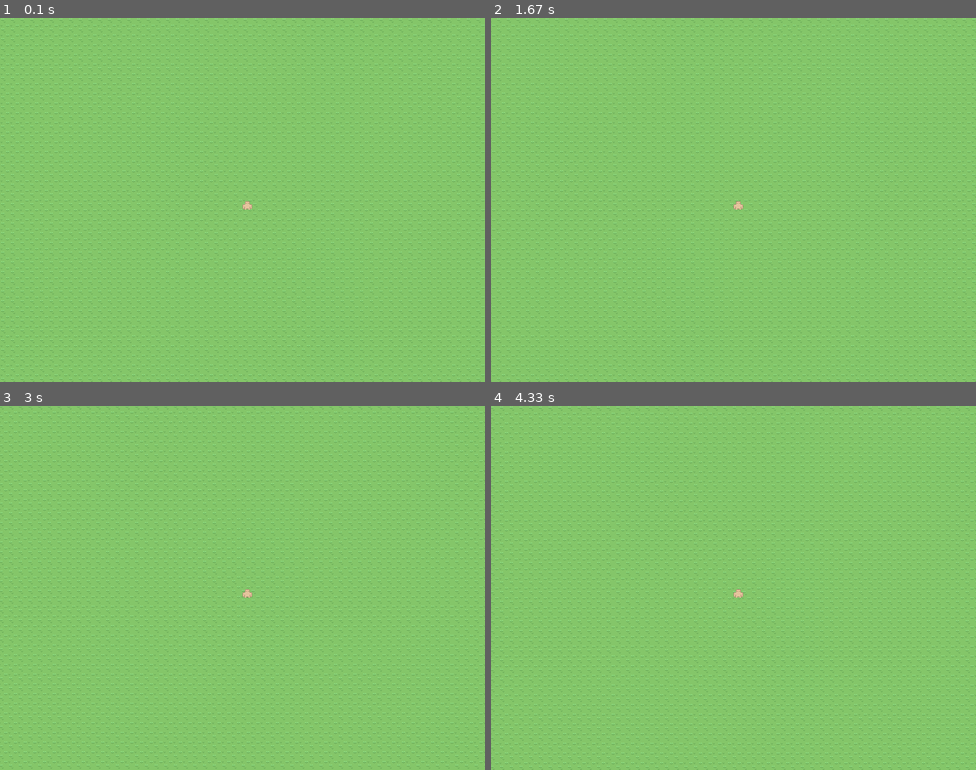
Above: before the commit, frames 1-4 (two rows, left to right).
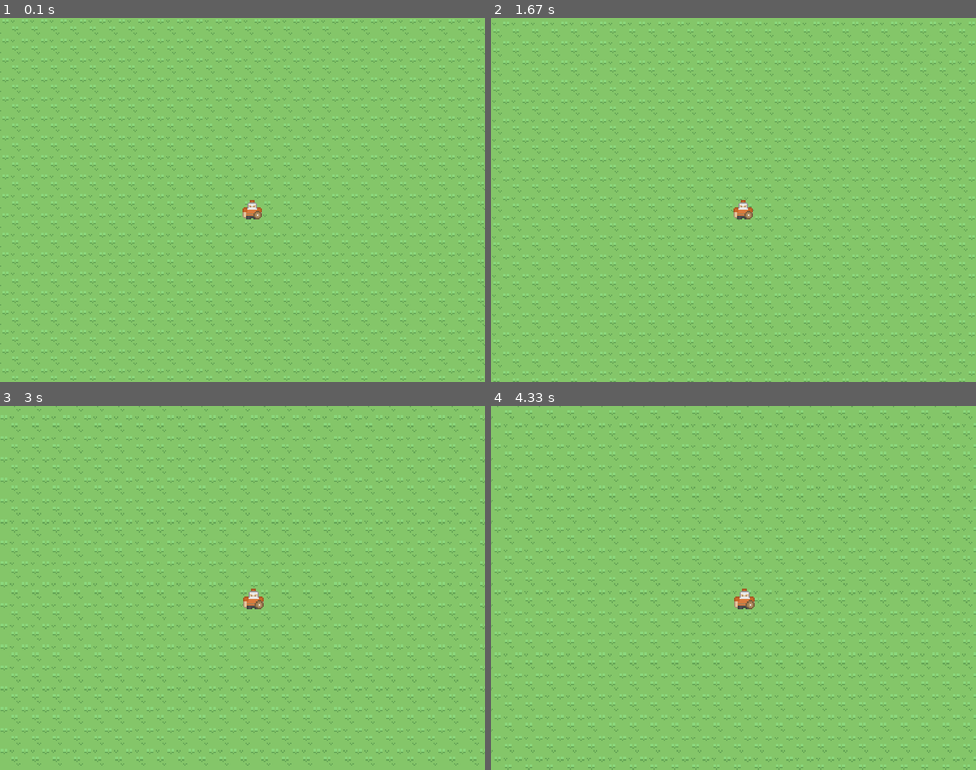
Above: after the commit, the same moments.

Repository: stufflebeem/pygame
Game: pygame game, started from game.py
The game is run twice, just before and just after one commit, with the same random seed, the same clock (stepped at 60 frames per second) and the same inputs.
Inputs:
- Up to frame 1 (0.1 s): no input
- Up to frame 2 (1.67 s): hold Right 0.33-0.8 s; hold Up 0.83-1.13 s; hold Right 1.17-1.63 s
- Up to frame 3 (3 s): tap = at 2.23 s; hold Down 2.57-2.87 s; hold Left from 2.9 s (still down)
- Up to frame 4 (4.33 s): tap = at 3.05 s; release Left at 3.3 s; hold Up 3.33-3.7 s; tap - at 3.48 s; hold Right from 3.73 s (still down)

The runs differ from the first frame. In frame 1, 12% of the frame differs, in the area x 0-100%, y 0-100%; in frame 2, 12%; in frame 3, 12%; in frame 4, 12%.

Commit message:
22 OCT 25
Added zoom function and automatically rescaled screen to be 2x for better gameplay. Next to add building and tree sprites.

Diff:
--- a/game.py
+++ b/game.py
@@ -9,16 +9,20 @@
 screen = pygame.display.set_mode((WIDTH, HEIGHT))
 clock = pygame.time.Clock()
 running = True
+pygame.display.set_caption("Adventure Game")
 
 # creates spritesheet to gather sprites
 sprite_sheet = pygame.image.load('characters/sprites/roguelikeChar_transparent.png').convert_alpha()
 items = Items(sprite_sheet)
 
-# creates player robert
-robert = Player(items, (WIDTH/2), (HEIGHT/2), 1, sprite_sheet, 0, 0)
+# creates a surface that can be modified for zoom function
+game_surface = pygame.Surface((WIDTH, HEIGHT)).convert_alpha()
 
 # creates background
-grass = Tiles('town/tiles/grass_green/tile_0001.png')
+grass = Tiles(background)
+
+# creates player robert centered in the map
+robert = Player(items, (grass.map_width*grass.tile_size)/2, (grass.map_height*grass.tile_size)/2, player_speed)
 
 while running:
     # poll for events
@@ -29,15 +33,29 @@
     screen.fill('black')
 
     # RENDER YOUR GAME HERE
+
+    # creates a camera function to keep player centered and move other sprites and backgrounds
     camera_x = robert.world_x - WIDTH/2
     camera_y = robert.world_y - HEIGHT/2
+
+    # changes the surface size based on the zoom scale and blits it to the screen.
+    zoomed_surface = pygame.transform.scale(game_surface, (int(WIDTH * zoom_level), int(HEIGHT * zoom_level)))
+    zoom_rect = zoomed_surface.get_rect(center=(WIDTH//2, HEIGHT//2))
+    screen.blit(zoomed_surface, zoom_rect)
 
     # functions
     robert.keys(grass)
 
+    # allows the zoom to be changed by using the + and - keys
+    keys = pygame.key.get_pressed()
+    if keys[pygame.K_EQUALS]:
+            zoom_level += zoom_speed
+    if keys[pygame.K_MINUS]:
+           zoom_level -= zoom_speed
+
     # drawing
-    grass.draw(screen, camera_x, camera_y)
-    robert.draw(screen)
+    grass.draw(game_surface, camera_x, camera_y)
+    robert.draw(game_surface)
 
 
     # flip() the display to put your work on the screen
--- a/item_data.py
+++ b/item_data.py
@@ -1,5 +1,13 @@
 item_data = {
     "none": {"pos": (34, 0),   "category": "none", "stats": {"defense": 0, "speed": 0}},
+
+    #model
+    "model_1":{"pos":(0,0),"category":"model", 'stats': {'defense': 0, 'speed': 0}},
+    "model_2":{"pos":(0,17),"category":"model", 'stats': {'defense': 0, 'speed': 0}},
+    "model_3":{"pos":(0,34),"category":"model",'stats': {'defense': 0, 'speed': 0}},
+    "model_4":{"pos":(17,0),"category":"model",'stats': {'defense': 0, 'speed': 0}},
+    "model_5":{"pos":(17,17),"category":"model",'stats': {'defense': 0, 'speed': 0}},
+    "model_6":{"pos":(17,34),"category":"model",'stats': {'defense': 0, 'speed': 0}},
 
     #hair
     "hair_1":{'pos': (323, 0), 'category': 'hair', 'stats': {'defense': 0, 'speed': 0}},
@@ -122,30 +130,30 @@
     "helmet_36":{'pos': (527, 136), 'category': 'helmet', 'stats': {'defense': 1, 'speed': 0}},
 
     # pants
-    "pants_black":  {"pos": (51, 0),   "category": "pants", "stats": {"defense": 1, "speed": 0}},
-    "pants_brown":  {"pos": (51, 17),  "category": "pants", "stats": {"defense": 1, "speed": 0}},
-    "pants_iron":   {"pos": (51, 34),  "category": "pants", "stats": {"defense": 5, "speed": -1}},
-    "pants_leather":{"pos": (51, 51),  "category": "pants", "stats": {"defense": 2, "speed": 1}},
-    "pants_red":    {"pos": (51, 85),  "category": "pants", "stats": {"defense": 1, "speed": 0}},
-    "pants_blue":   {"pos": (51, 102), "category": "pants", "stats": {"defense": 1, "speed": 0}},
-    "pants_purple": {"pos": (51, 119), "category": "pants", "stats": {"defense": 1, "speed": 0}},
-    "pants_green":  {"pos": (51, 136), "category": "pants", "stats": {"defense": 1, "speed": 0}},
+    "pants_1":  {"pos": (51, 0),   "category": "pants", "stats": {"defense": 1, "speed": 0}},
+    "pants_2":  {"pos": (51, 17),  "category": "pants", "stats": {"defense": 1, "speed": 0}},
+    "pants_3":   {"pos": (51, 34),  "category": "pants", "stats": {"defense": 5, "speed": -1}},
+    "pants_4":{"pos": (51, 51),  "category": "pants", "stats": {"defense": 2, "speed": 1}},
+    "pants_5":    {"pos": (51, 85),  "category": "pants", "stats": {"defense": 1, "speed": 0}},
+    "pants_6":   {"pos": (51, 102), "category": "pants", "stats": {"defense": 1, "speed": 0}},
+    "pants_7": {"pos": (51, 119), "category": "pants", "stats": {"defense": 1, "speed": 0}},
+    "pants_8":  {"pos": (51, 136), "category": "pants", "stats": {"defense": 1, "speed": 0}},
 
     # dresses
-    "dress_blue":   {"pos": (51, 68),  "category": "dress", "stats": {"defense": 1, "speed": 1}},
-    "dress_brown":  {"pos": (51, 170), "category": "dress", "stats": {"defense": 1, "speed": 0}},
-    "dress_red":    {"pos": (68, 68),  "category": "dress", "stats": {"defense": 1, "speed": 0}},
-    "dress_purple": {"pos": (51, 170), "category": "dress", "stats": {"defense": 1, "speed": 0}},
+    "dress_1":   {"pos": (51, 68),  "category": "dress", "stats": {"defense": 1, "speed": 1}},
+    "dress_2":  {"pos": (51, 170), "category": "dress", "stats": {"defense": 1, "speed": 0}},
+    "dress_3":    {"pos": (68, 68),  "category": "dress", "stats": {"defense": 1, "speed": 0}},
+    "dress_4": {"pos": (51, 170), "category": "dress", "stats": {"defense": 1, "speed": 0}},
 
     # boots
-    "boots_black":  {"pos": (68, 0),   "category": "boots", "stats": {"defense": 1, "speed": 0}},
-    "boots_brown":  {"pos": (68, 17),  "category": "boots", "stats": {"defense": 1, "speed": 0}},
-    "boots_iron":   {"pos": (68, 34),  "category": "boots", "stats": {"defense": 3, "speed": -1}},
-    "boots_leather":{"pos": (68, 51),  "category": "boots", "stats": {"defense": 1, "speed": 1}},
-    "boots_red":    {"pos": (68, 85),  "category": "boots", "stats": {"defense": 1, "speed": 0}},
-    "boots_blue":   {"pos": (68, 102), "category": "boots", "stats": {"defense": 1, "speed": 0}},
-    "boots_purple": {"pos": (68, 119), "category": "boots", "stats": {"defense": 1, "speed": 0}},
-    "boots_green":  {"pos": (68, 136), "category": "boots", "stats": {"defense": 1, "speed": 0}},
+    "boots_1":  {"pos": (68, 0),   "category": "boots", "stats": {"defense": 1, "speed": 0}},
+    "boots_2":  {"pos": (68, 17),  "category": "boots", "stats": {"defense": 1, "speed": 0}},
+    "boots_3":   {"pos": (68, 34),  "category": "boots", "stats": {"defense": 3, "speed": -1}},
+    "boots_4":{"pos": (68, 51),  "category": "boots", "stats": {"defense": 1, "speed": 1}},
+    "boots_5":    {"pos": (68, 85),  "category": "boots", "stats": {"defense": 1, "speed": 0}},
+    "boots_6":   {"pos": (68, 102), "category": "boots", "stats": {"defense": 1, "speed": 0}},
+    "boots_7": {"pos": (68, 119), "category": "boots", "stats": {"defense": 1, "speed": 0}},
+    "boots_8":  {"pos": (68, 136), "category": "boots", "stats": {"defense": 1, "speed": 0}},
 
      # shirts
     "shirt_1": {"pos": (102, 0), "category": "shirt", "stats": {"defense": 1, "speed": 0}},
--- a/sprites.py
+++ b/sprites.py
@@ -20,7 +20,7 @@
 
 # creates a class of sprite Player for the user to control
 class Player():
-    def __init__(self, items, world_x, world_y, speed, sprite_sheet, x, y):
+    def __init__(self, items, world_x, world_y, speed):
         """world_x: the x coordinate of the sprite on the map
            world_y: the y coordinate of the sprite on the map
            speed: the number of pixles the sprite moves per frame
@@ -31,28 +31,17 @@
         self.world_y = world_y
         self.speed = speed
         self.items = items
-        self.sprite = get_sprite(sprite_sheet, x, y, 16, 16)
 
     def draw(self, surface):
         """surface: the screen on which the sprite is drawn
            screen_x: the x coordinate of the sprite on the screen
            screen_y: the y coordinate of the sprite on the screen"""
         # blits the player sprite onto
-        surface.blit(self.sprite, (WIDTH/2,HEIGHT/2))
-        player_pants = self.items.load_items(pants)
-        player_boots = self.items.load_items(boots)
-        player_shirt = self.items.load_items(shirt)
-        player_hair = self.items.load_items(hair)
-        player_helmet = self.items.load_items(helmet)
-        player_shield = self.items.load_items(shield)
-        player_weapon = self.items.load_items(weapon)
-        surface.blit(player_pants["sprite"],(WIDTH/2,HEIGHT/2))
-        surface.blit(player_boots["sprite"],(WIDTH/2,HEIGHT/2))
-        surface.blit(player_shirt["sprite"],(WIDTH/2,HEIGHT/2))
-        surface.blit(player_helmet["sprite"],(WIDTH/2,HEIGHT/2))
-        surface.blit(player_hair["sprite"],(WIDTH/2,HEIGHT/2))
-        surface.blit(player_shield["sprite"],(WIDTH/2,HEIGHT/2))
-        surface.blit(player_weapon["sprite"],(WIDTH/2,HEIGHT/2))
+        blit_list = [model, pants,boots,shirt, hair, helmet,
+                     shield, weapon]
+        for b in blit_list:
+           sprite = self.items.load_items(b)
+           surface.blit(sprite["sprite"],(WIDTH/2,HEIGHT/2))
 
     def keys(self, tiles):
         """takes keystroke inputs and changes the position of the sprite on the map relative to
--- a/util_params.py
+++ b/util_params.py
@@ -1,9 +1,14 @@
 WIDTH = 800
 HEIGHT = 600
-pants = "none"
-boots = "none"
-shirt = "none"
-hair = "none"
-helmet = "none"
-shield = "none"
+background = "town/tiles/grass_green/tile_0001.png"
+model = "model_1"
+pants = "pants_1"
+boots = "boots_1"
+shirt = "shirt_1"
+hair = "hair_1"
+helmet = "helmet_1"
+shield = "shield_1"
 weapon = "none"
+zoom_level = 2
+zoom_speed = 0.05
+player_speed = 1
